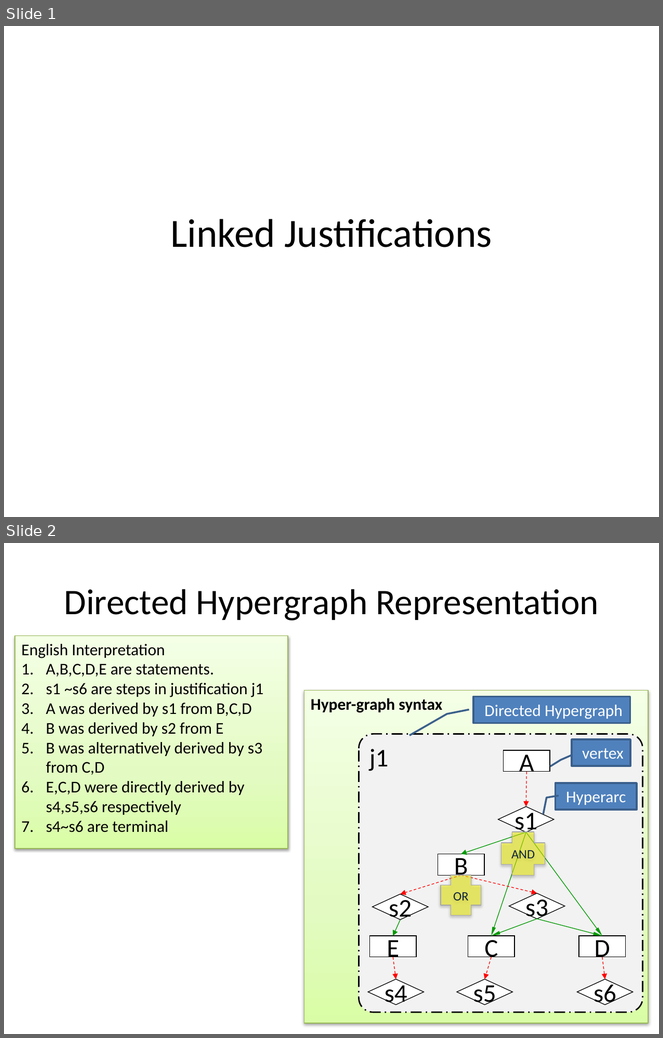
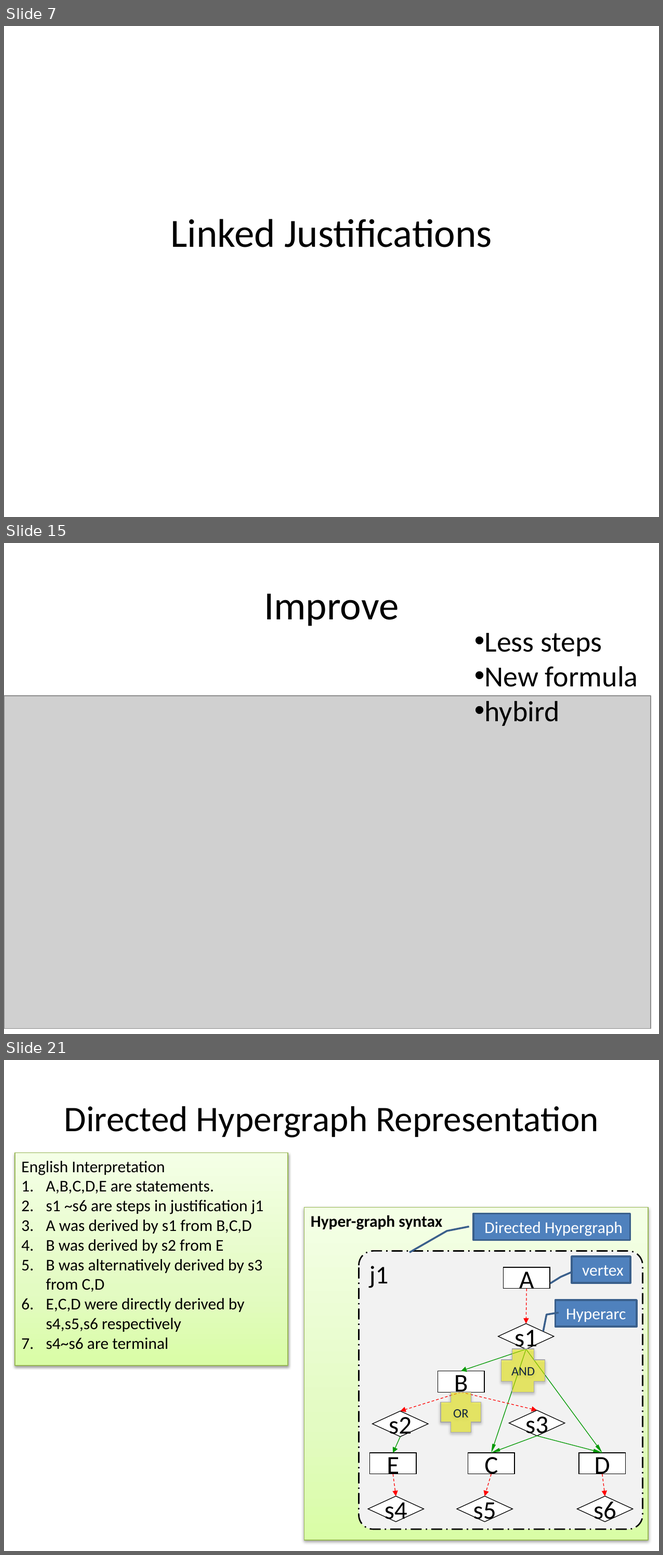
Before and after one commit to lidingpku/inference-web, a slide deck: trunk/iw3/doc/proof-combine.pptx. Shown one above the other, each under a label of ours: slides 1 and 2 before the commit, slides 7, 15 and 21 after it; the slides between them are not shown. The pictures are 663x1038 and 663x1555 pixels, drawn with LibreOffice and Linux fonts; fonts in the diff are those of the drawing; grey boxes stand for pictures. Boxes give left, top, right and bottom in pixels: in the first picture for what was removed or moved away, otherwise in the second. Text is boxed around its words. In the diff, an @@ line names an element or a change of style, - is before the commit and + after.

```diff
--- a/trunk/iw3/doc/proof-combine.pptx
+++ b/trunk/iw3/doc/proof-combine.pptx
@@ slide 15 added at [4,543,659,1034], background #FFFFFF @@
@@ title added at [264,593,399,626], 44 pt, text #000000 @@
+Improve
@@ text added at [485,633,638,726], 32 pt, text #000000 @@
+• Less steps
+• New formula
+• hybird
@@ picture added at [4,696,651,1029] @@
@@ what was slide 1 is now slide 7 @@
@@ what was slide 2 is now slide 21 @@
```
Also in this commit, not shown: 30 other slides added.
